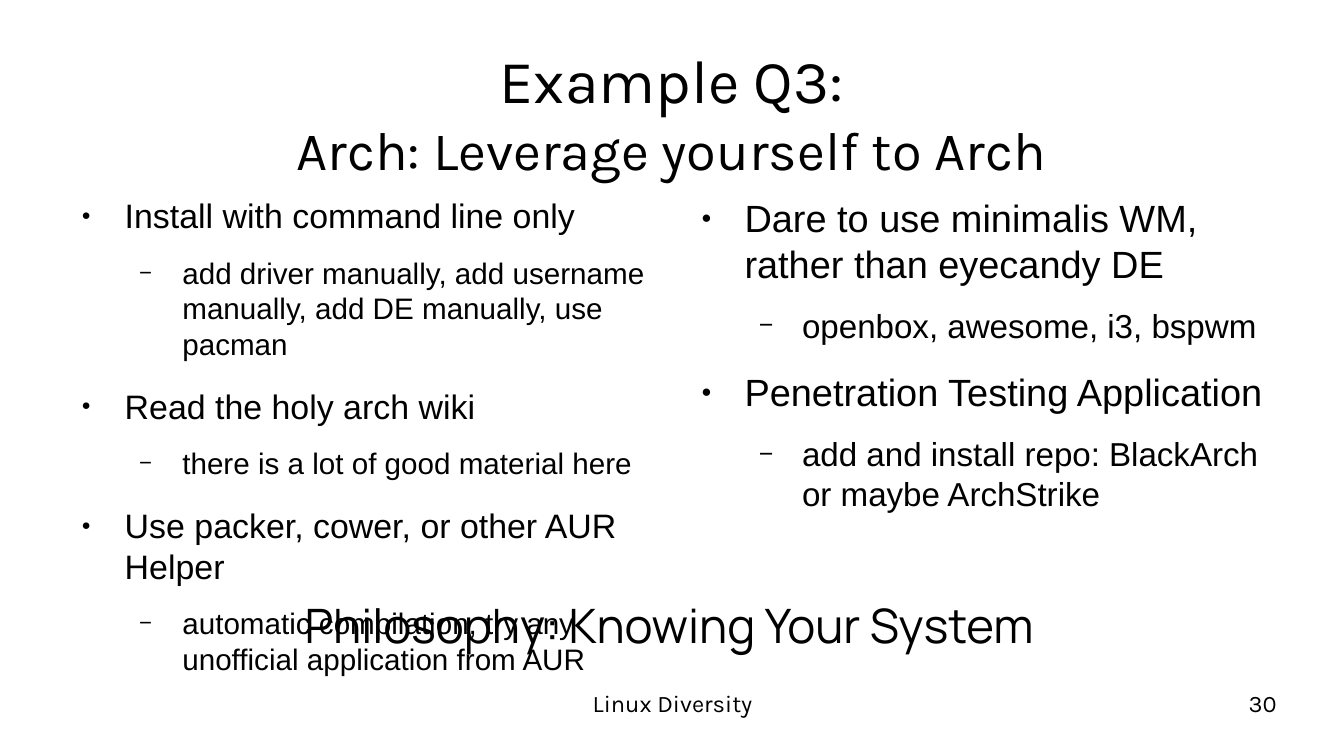
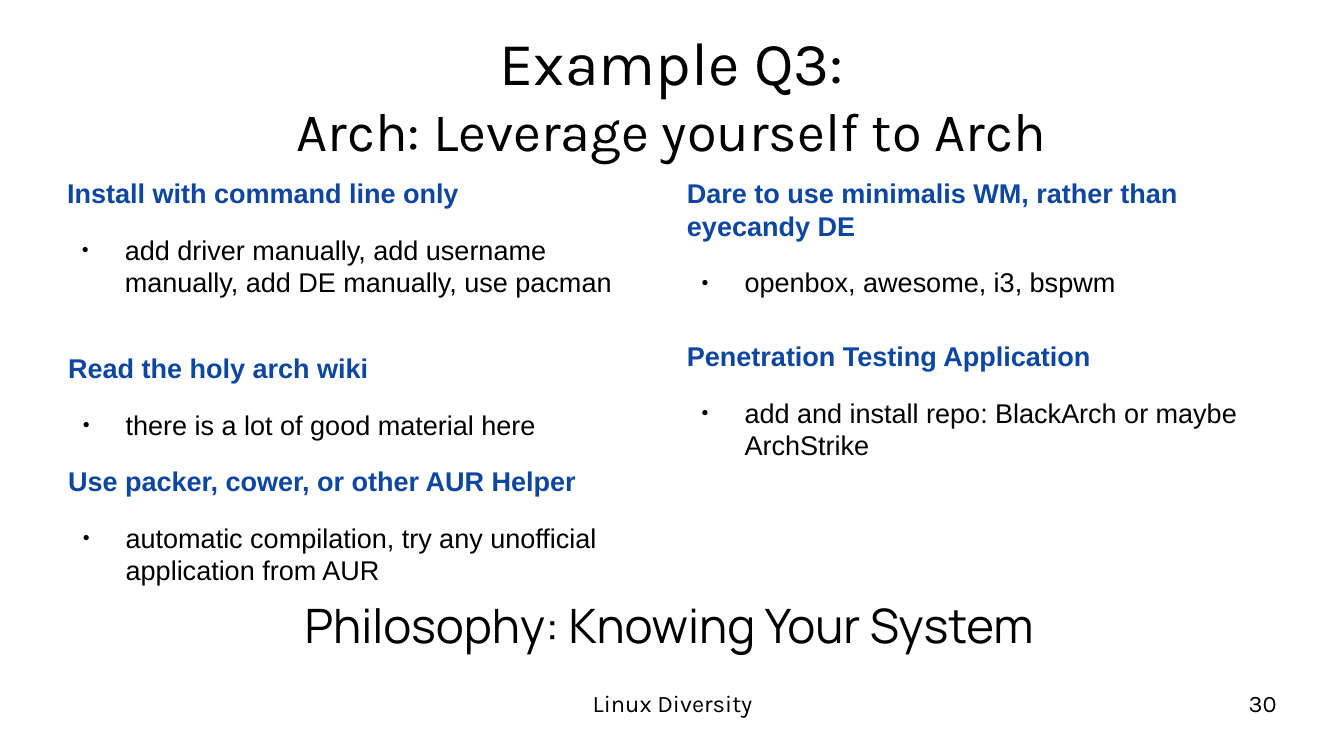
Before and after one commit to epsi-rns/epsi-rns.github.io, a slide deck: slide 30 of assets/posts/system/2020/02/presentation-linux-diversity.odp. Drawn at 1344x756 pixels with LibreOffice and Linux fonts; fonts in the diff are those of the drawing; background and template pictures are left out. Boxes give left, top, right and bottom in pixels: in the first picture for what was removed or moved away, otherwise in the second. Text is boxed around its words. In the diff, an @@ line names an element or a change of style, - is before the commit and + after.

```diff
--- a/assets/posts/system/2020/02/presentation-linux-diversity.odp
+++ b/assets/posts/system/2020/02/presentation-linux-diversity.odp
@@ title "Example Q3: Arch: Leverage yourself ...": place and size @@
-title "Example Q3: Arch: Leverage yourself ..." at <box>296,61,1046,183</box>
+title "Example Q3: Arch: Leverage yourself ..." at <box>296,43,1046,165</box>
@@ text "Dare to use minimalis WM, ...": place and size @@
-text "Dare to use minimalis WM, ..." at <box>745,204,1258,513</box>
+text "Dare to use minimalis WM, ..." at <box>687,183,1177,241</box>
@@ text "Dare to use minimalis WM, ..." at <box>687,183,1177,241</box>: size 22.4 to 16 pt, text colour #000000 to #0D47A1, bold on in "Dare to use minimalis WM, rather than ..."; size 19.6 to 16 pt in "openbox, awesome, i3, bspwm"; bullet ● to none; bullet − to ●; list level 2 to 1 in "openbox, awesome, i3, bspwm" @@
@@ text added at <box>67,183,611,297</box>, 16 pt, text #000000 @@
+Install with command line only
+● add driver manually, add username manually, add DE manually, use pacman
@@ text at <box>125,203,645,361</box>: paragraphs removed @@
-● Install with command line only
-  − add driver manually, add username manually, add DE manually, use pacman
@@ text "Read the holy arch wiki": place and size @@
-text "Read the holy arch wiki" at <box>125,203,645,676</box>
+text "Read the holy arch wiki" at <box>68,358,596,585</box>
@@ text "Read the holy arch wiki" at <box>68,358,596,585</box>: size 20 to 16 pt, text colour #000000 to #0D47A1, bold on in "Read the holy arch wiki", "Use packer, cower, or other AUR Helper"; size 17.5 to 16 pt in "there is a lot of good material ...", "automatic compilation, try any unofficial application from ..."; bullet ● to none; bullet − to ●; list level 2 to 1 in "there is a lot of ..."; list level 2 to 1 in "automatic compilation, try any unofficial ..." @@
@@ text added at <box>687,346,1237,456</box>, 16 pt, text #000000 @@
+Penetration Testing Application
+● add and install repo: BlackArch or maybe ArchStrike
@@ text at <box>802,442,1258,513</box>: paragraphs removed @@
-● Penetration Testing Application
-  − add and install repo: BlackArch or maybe ArchStrike
```
Also in this commit, not shown: 38 other slides changed, 1 other file.
